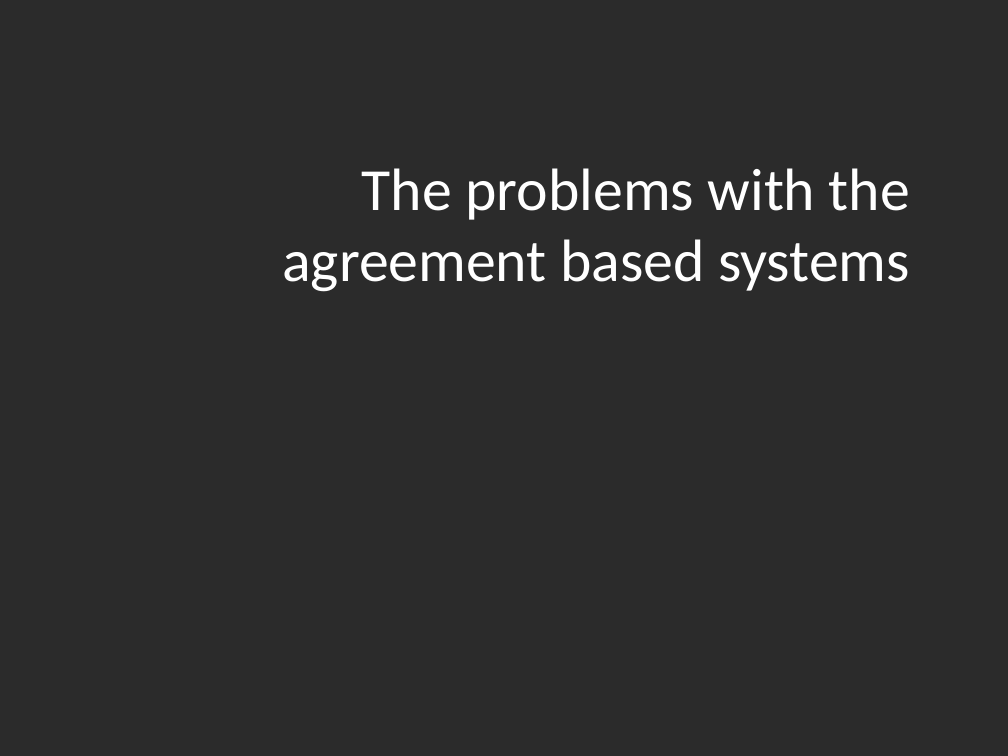
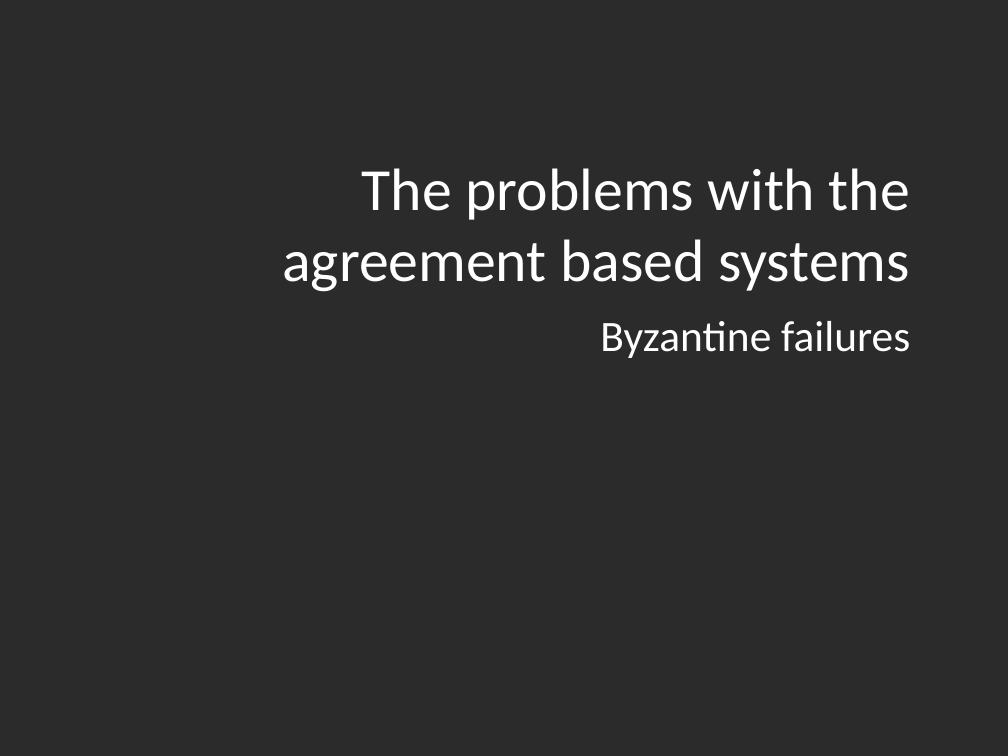
Before and after one commit to vu-resilient-distributed-systems/lectures-fall-2019, a slide deck: slide 64 of Module-5-AvoidingFailures/04_00_SoftwareFaultTolerance.pptx. Drawn at 1008x756 pixels with LibreOffice and Linux fonts; fonts in the diff are those of the drawing; background and template pictures are left out; a plain dark background stands for a picture behind light text. Boxes give left, top, right and bottom in pixels: in the first picture for what was removed or moved away, otherwise in the second. Text is boxed around its words. In the diff, an @@ line names an element or a change of style, - is before the commit and + after.

```diff
--- a/Module-5-AvoidingFailures/04_00_SoftwareFaultTolerance.pptx
+++ b/Module-5-AvoidingFailures/04_00_SoftwareFaultTolerance.pptx
@@ subtitle added at (600,321,910,358), 31.1 pt, text #FFFFFF @@
+Byzantine failures
```
Also in this commit, not shown: 1 other slide changed, 42 slides added, 3 slides removed, 2 other files.
